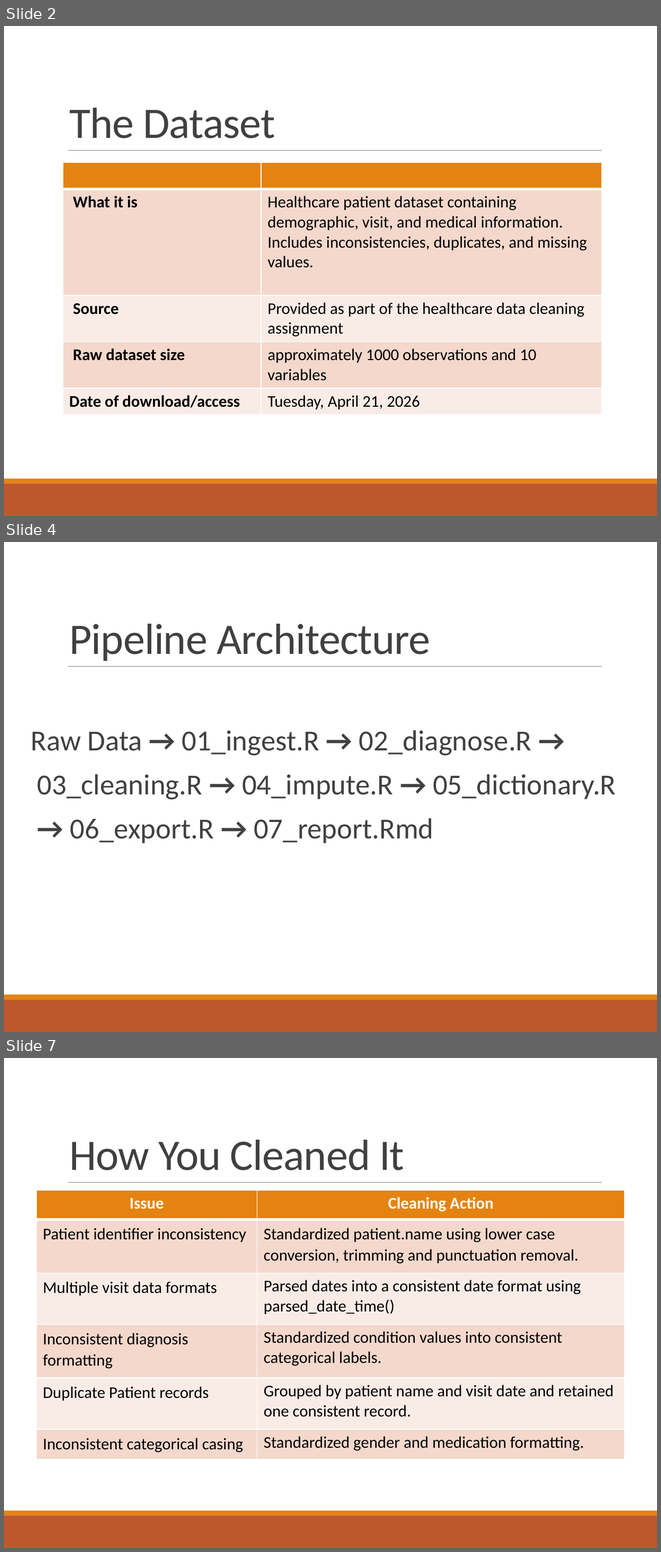
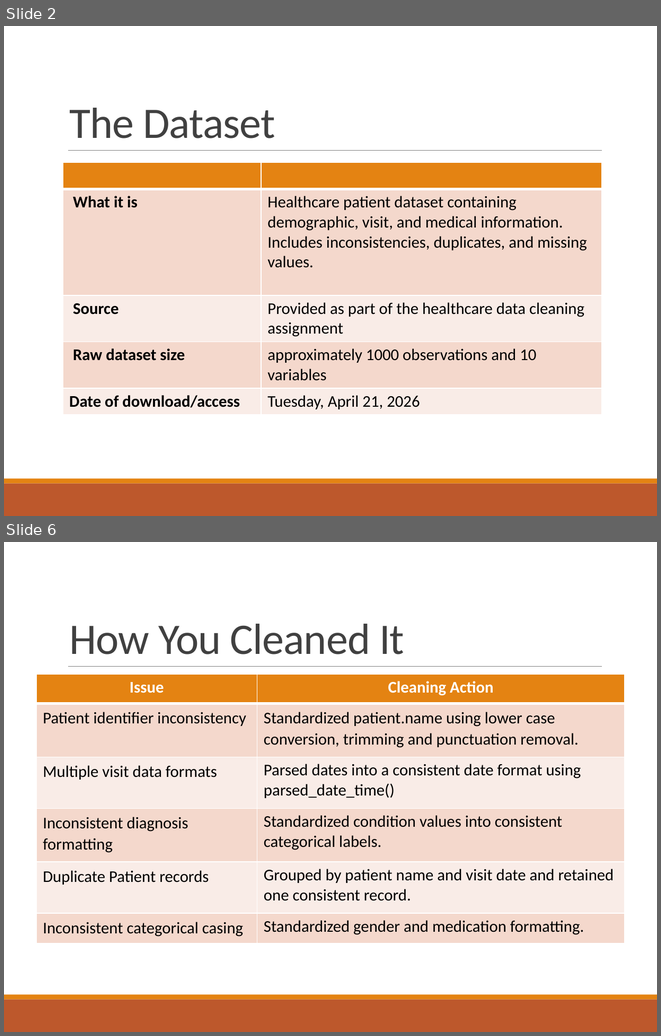
Before and after one commit to TynishaN/healthcare_cleaning_pipeline, a slide deck: presentation/healthcare_pipeline_presentation.pptx. Shown one above the other, each under a label of ours: slides 2, 4 and 7 before the commit, slides 2 and 6 after it; the slides between them are not shown. The pictures are 661x1552 and 661x1036 pixels, drawn with LibreOffice and Linux fonts; fonts in the diff are those of the drawing. Boxes give left, top, right and bottom in pixels: in the first picture for what was removed or moved away, otherwise in the second. Text is boxed around its words. In the diff, an @@ line names an element or a change of style, - is before the commit and + after.

```diff
--- a/presentation/healthcare_pipeline_presentation.pptx
+++ b/presentation/healthcare_pipeline_presentation.pptx
@@ slide 4 removed at box(4, 542, 657, 1032), background #FFFFFF; not listed: 3 template elements that a slide beside it also shows @@
@@ title removed at box(69, 624, 430, 661) @@
-Pipeline Architecture
@@ text removed at box(31, 730, 616, 843) @@
-  Raw Data → 01_ingest.R → 02_diagnose.R →
-  03_cleaning.R → 04_impute.R → 05_dictionary.R
-  → 06_export.R → 07_report.Rmd
@@ what was slide 7 is now slide 6 @@
```
Also in this commit, not shown: 12 slides changed, 4 other slides removed, 6 other files.
